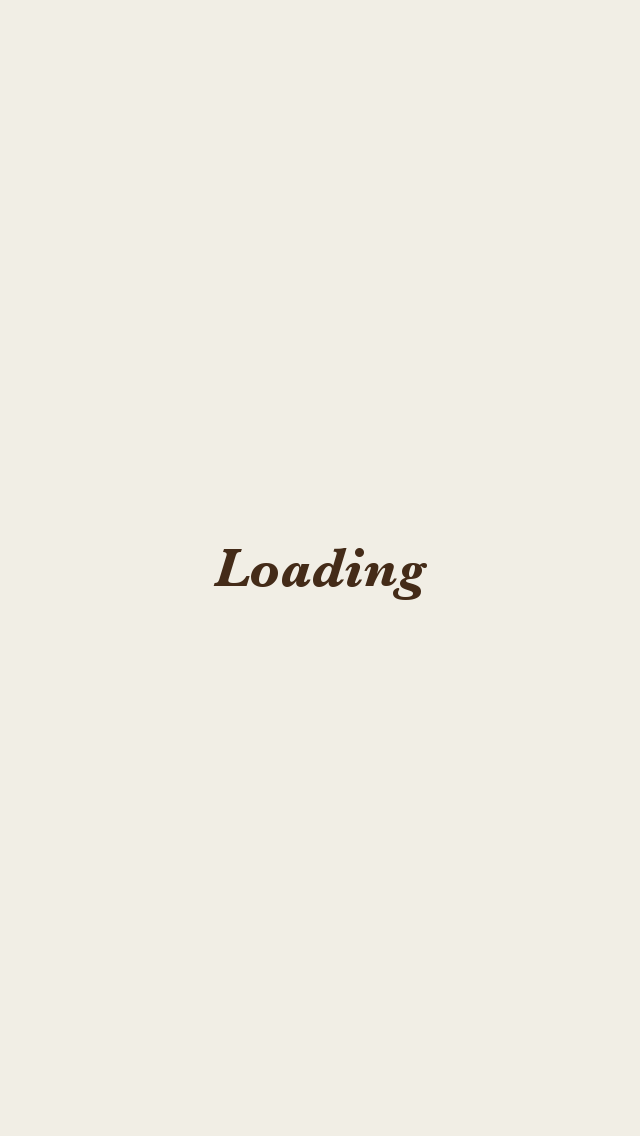
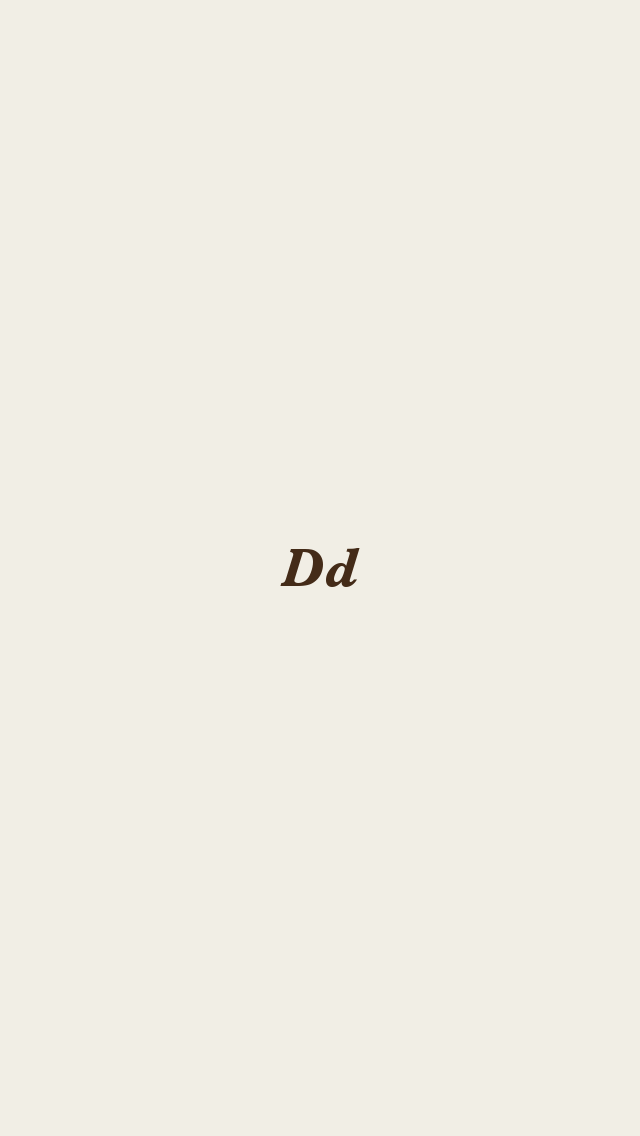
The second 640×1136 image is a revision of the first. Changes to its layers:
renamed "Loading" to "Dd", painted on it over [213, 548, 427, 600]
